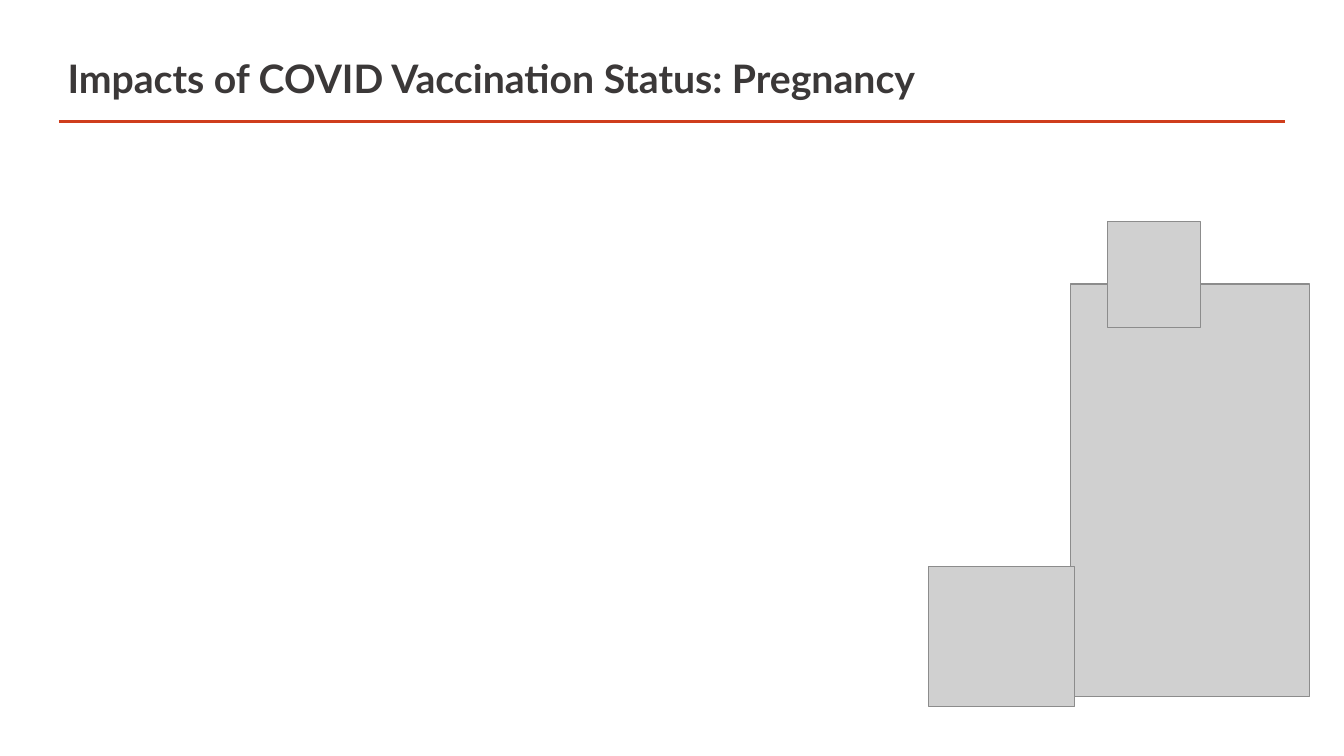
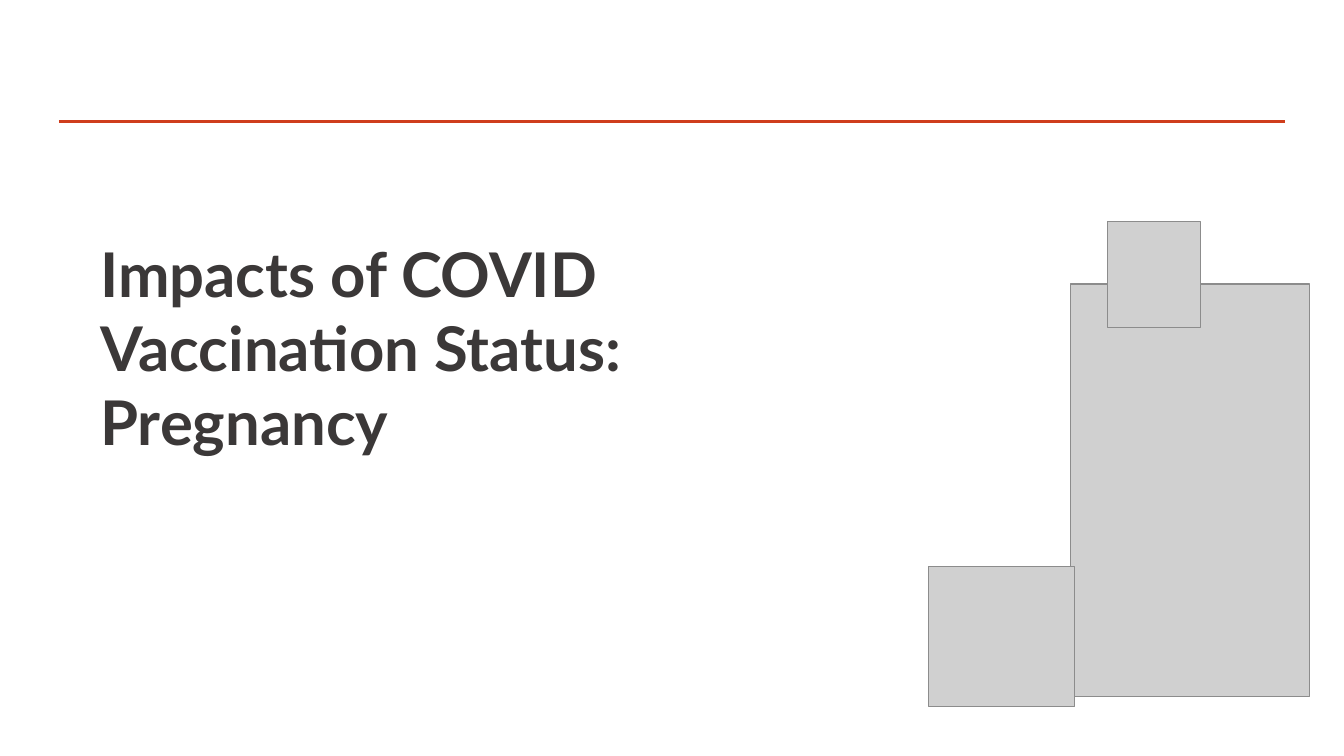
Before and after one commit to WayBurke/Project1-Group2, a slide deck: slide 12 of Impacts of COVID-19 Vaccination Status .pptx. Drawn at 1344x756 pixels with LibreOffice and Linux fonts; fonts in the diff are those of the drawing; grey boxes stand for pictures; background and template pictures are left out. Boxes give left, top, right and bottom in pixels: in the first picture for what was removed or moved away, otherwise in the second. Text is boxed around its words. In the diff, an @@ line names an element or a change of style, - is before the commit and + after.

```diff
--- a/Impacts of COVID-19 Vaccination Status .pptx
+++ b/Impacts of COVID-19 Vaccination Status .pptx
@@ title "Impacts of COVID Vaccination Status: ...": place and size @@
-title "Impacts of COVID Vaccination Status: ..." at box(68, 64, 915, 100)
+title "Impacts of COVID Vaccination Status: ..." at box(100, 251, 621, 456)
@@ title "Impacts of COVID Vaccination Status: ..." at box(100, 251, 621, 456): size 28 to 44 pt @@
```
Also in this commit, not shown: 3 other slides changed, 1 slide added.
